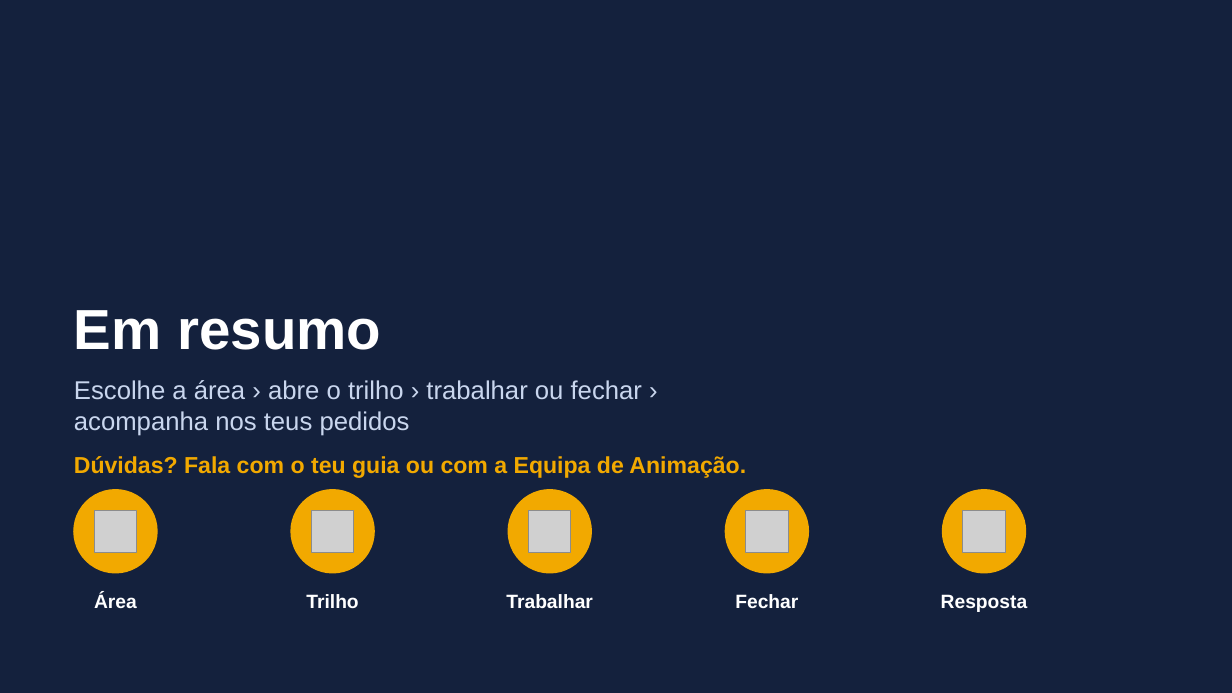
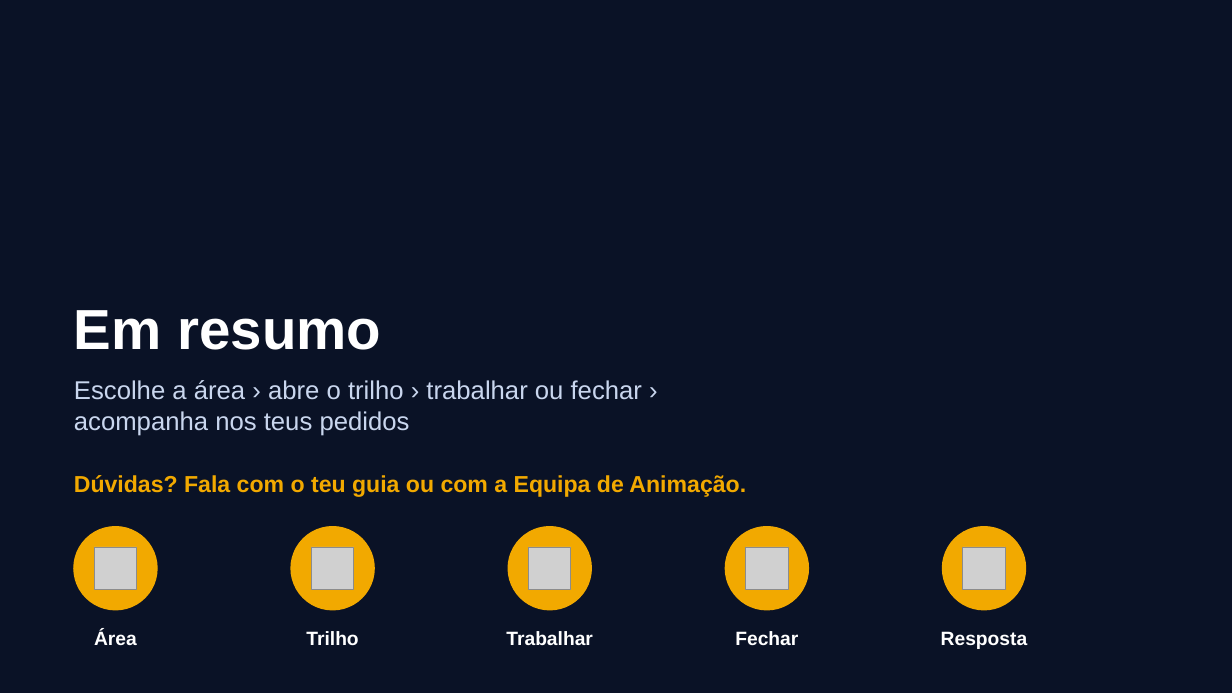
Before and after one commit to jacorreia200218-star/Sistema-Progresso, a slide deck: slide 17 of docs/apresentacao/Pioneiros-app-apresentacao.pptx. Drawn at 1232x693 pixels with LibreOffice and Linux fonts; fonts in the diff are those of the drawing; grey boxes stand for pictures. Boxes give left, top, right and bottom in pixels: in the first picture for what was removed or moved away, otherwise in the second. Text is boxed around its words. In the diff, an @@ line names an element or a change of style, - is before the commit and + after.

```diff
--- a/docs/apresentacao/Pioneiros-app-apresentacao.pptx
+++ b/docs/apresentacao/Pioneiros-app-apresentacao.pptx
@@ background #14213D to #0A1226 @@
@@ text "Dúvidas? Fala com o teu ...": place and size @@
-text "Dúvidas? Fala com o teu ..." at box(74, 456, 746, 478)
+text "Dúvidas? Fala com o teu ..." at box(74, 475, 746, 497)
@@ 5 pictures, 5 texts, 5 ellipses: place and size @@
-5 pictures, 5 texts, 5 ellipses at box(74, 490, 1028, 612)
+5 pictures, 5 texts, 5 ellipses at box(74, 527, 1028, 649)
```
Also in this commit, not shown: 16 other slides changed.
